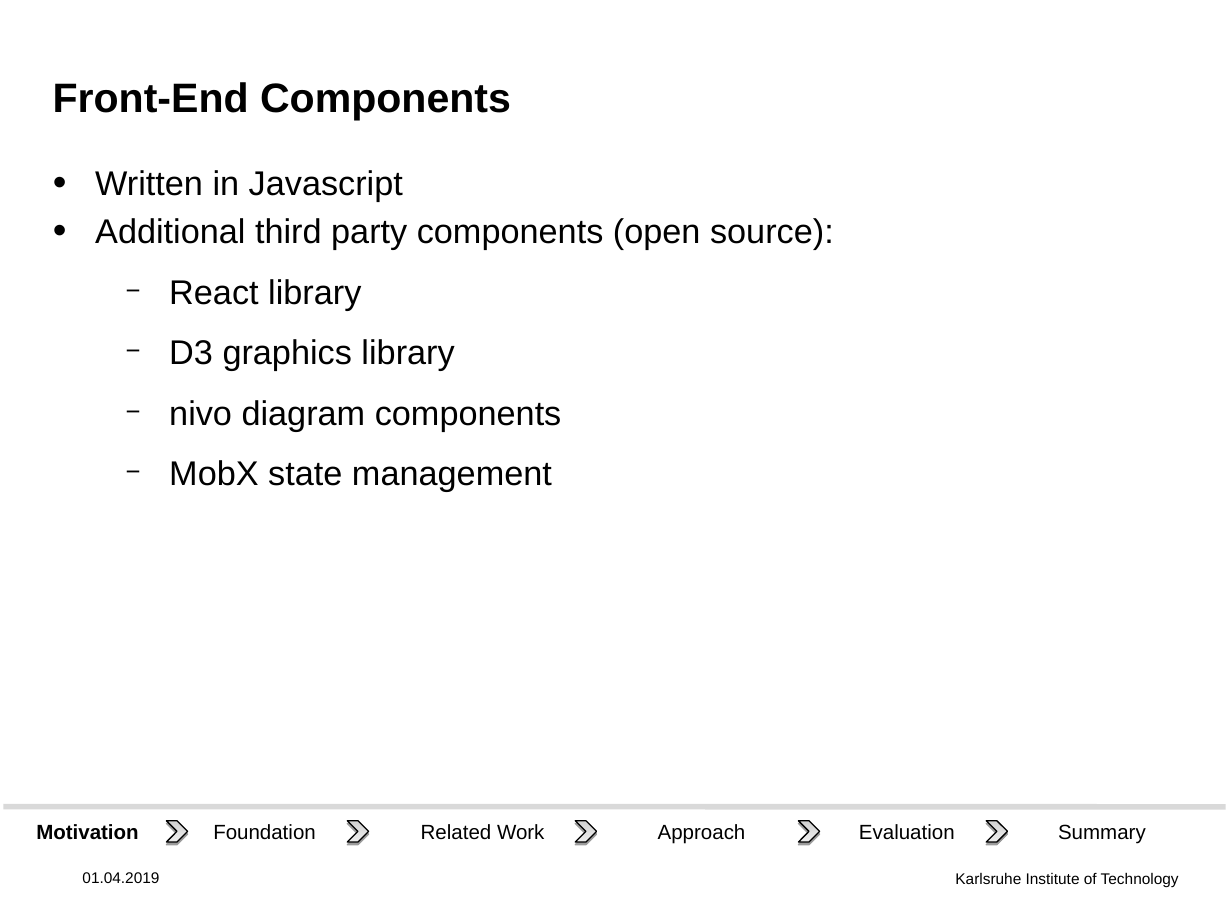
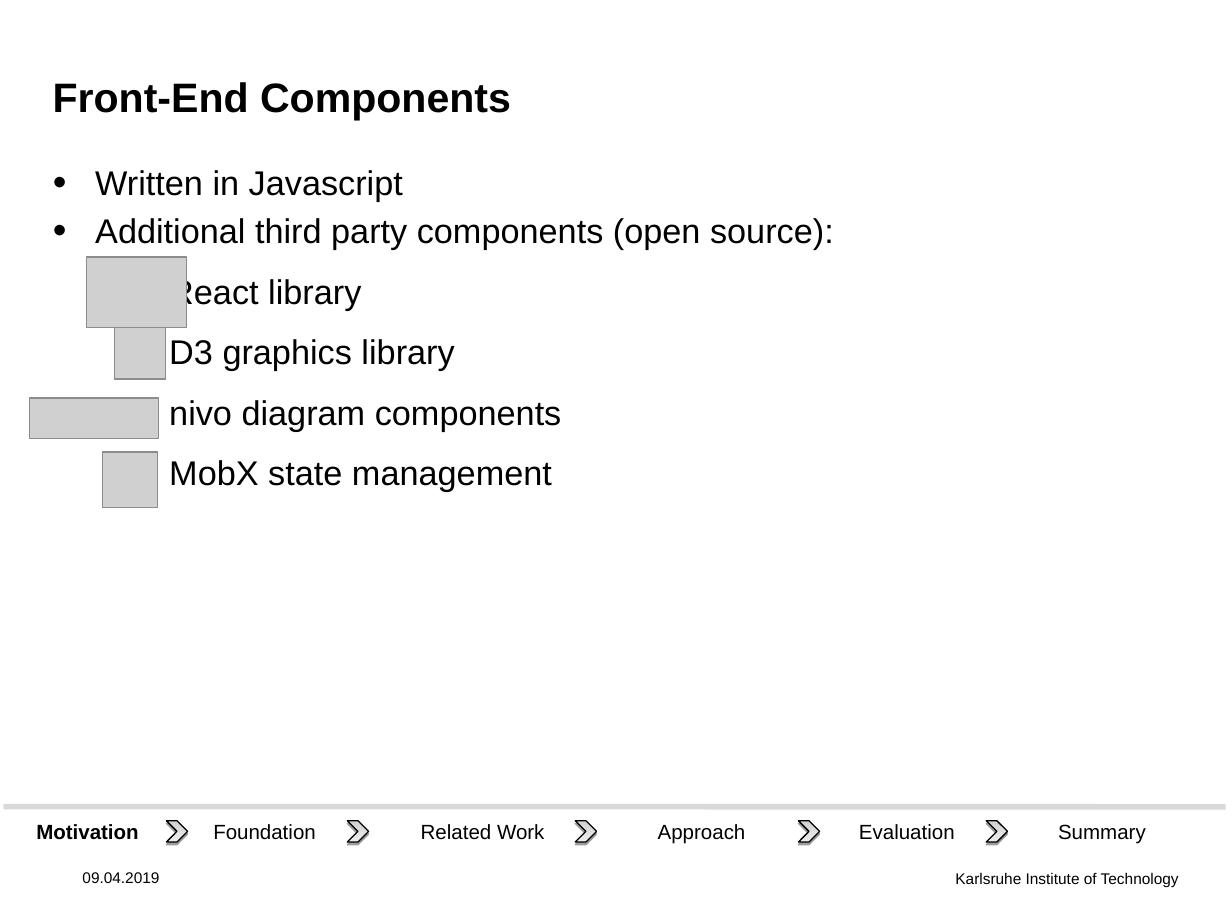
Before and after one commit to DHSTTOS/documents, a slide deck: slide 16 of final_presentation/final-pres3.odp (slide 9 before the commit). Drawn at 1232x924 pixels with LibreOffice and Linux fonts; fonts in the diff are those of the drawing; grey boxes stand for pictures; background and template pictures are left out. Boxes give left, top, right and bottom in pixels: in the first picture for what was removed or moved away, otherwise in the second. Text is boxed around its words. In the diff, an @@ line names an element or a change of style, - is before the commit and + after.

Commit message:
Updates to slides. Add back-end design "speech bubbles". Add logos.

```diff
--- a/final_presentation/final-pres3.odp
+++ b/final_presentation/final-pres3.odp
@@ picture added at bbox=[87, 257, 187, 328] @@
@@ text at bbox=[169, 276, 562, 492]: bullet − to none @@
@@ picture added at bbox=[115, 328, 166, 379] @@
@@ picture added at bbox=[30, 398, 159, 439] @@
@@ picture added at bbox=[102, 452, 158, 508] @@
@@ text at bbox=[82, 872, 159, 883]: text changed @@
-01.04.2019
+09.04.2019
```
Also in this commit, not shown: 13 other slides changed, 7 slides added, 1 slide removed, 1 other file.
